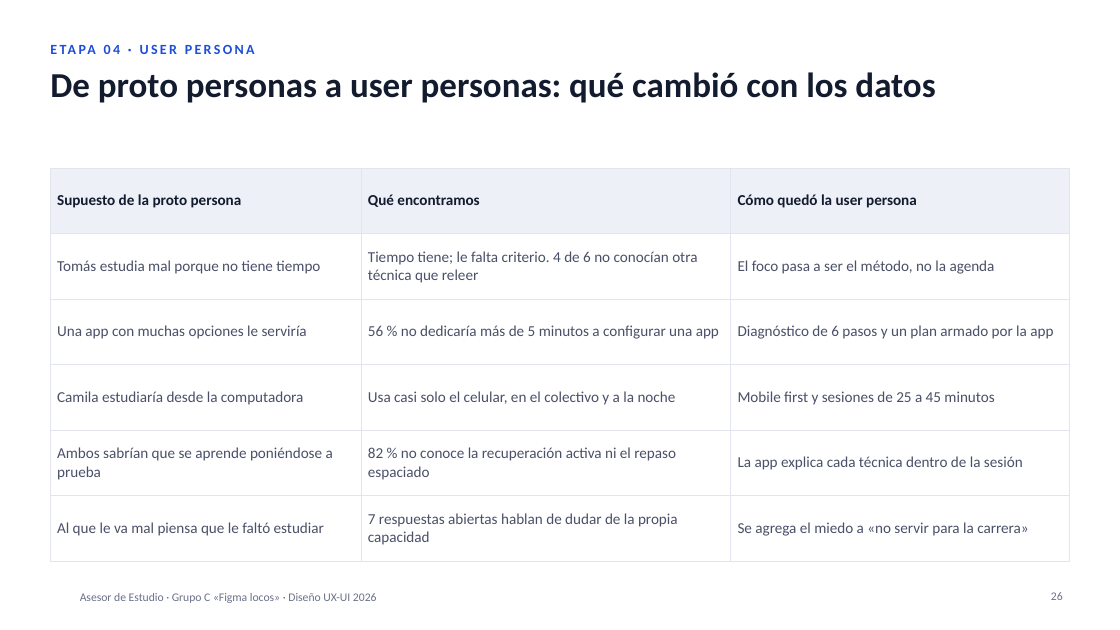
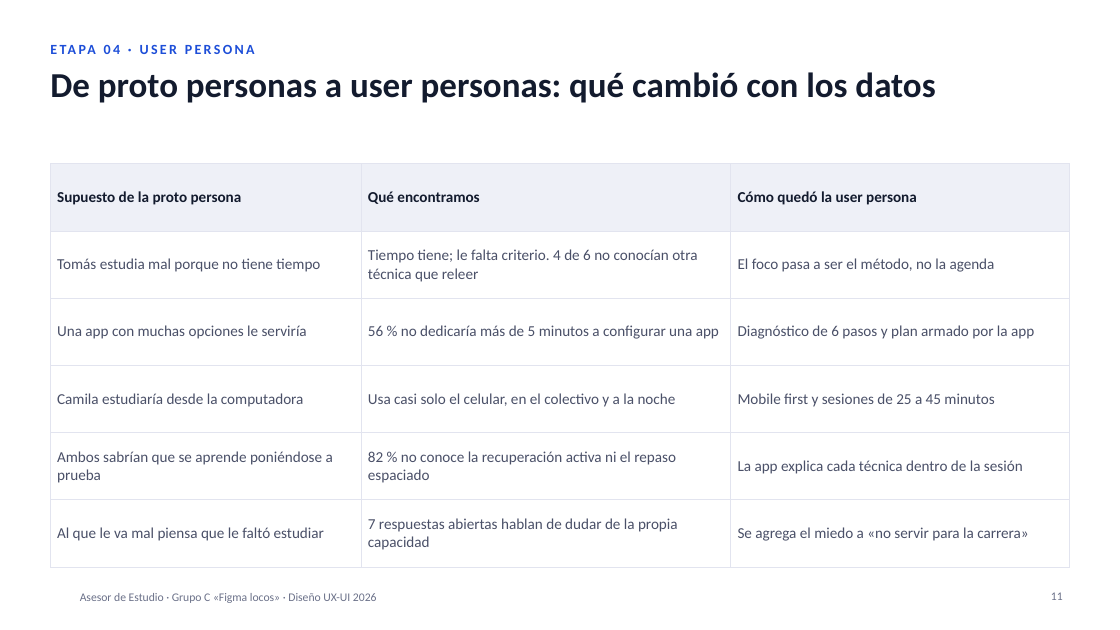
Before and after one commit to vichen12/ux-final, a slide deck: slide 11 of presentacion/GrupoC_AsesorDeEstudio_2026.pptx (slide 26 before the commit). Drawn at 1120x630 pixels with LibreOffice and Linux fonts; fonts in the diff are those of the drawing; background and template pictures are left out. Boxes give left, top, right and bottom in pixels: in the first picture for what was removed or moved away, otherwise in the second. Text is boxed around its words. In the diff, an @@ line names an element or a change of style, - is before the commit and + after.

```diff
--- a/presentacion/GrupoC_AsesorDeEstudio_2026.pptx
+++ b/presentacion/GrupoC_AsesorDeEstudio_2026.pptx
@@ table at bbox=[50, 164, 1070, 554] @@
-row 3, column 3: Diagnóstico de 6 pasos y un plan armado por la app
+row 3, column 3: Diagnóstico de 6 pasos y plan armado por la app
@@ table: place and size @@
-table at bbox=[50, 168, 1070, 549]
+table at bbox=[50, 164, 1070, 554]
@@ page number at bbox=[1051, 592, 1063, 600]: text changed @@
-26
+11
```
Also in this commit, not shown: 13 other slides changed, 11 slides added, 59 slides removed, 2 other files.
